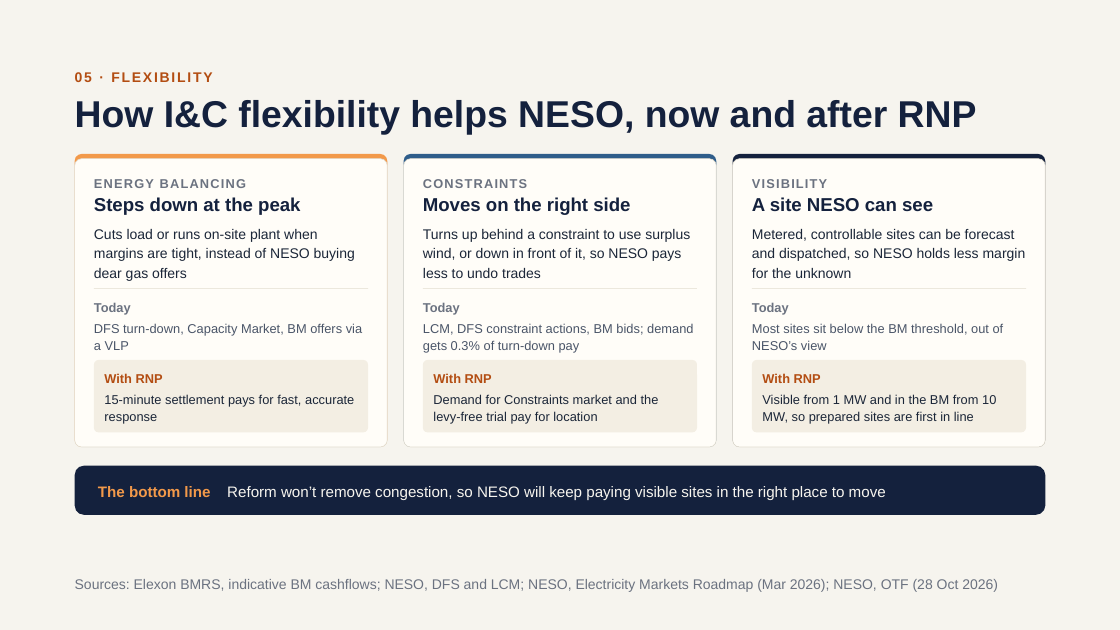
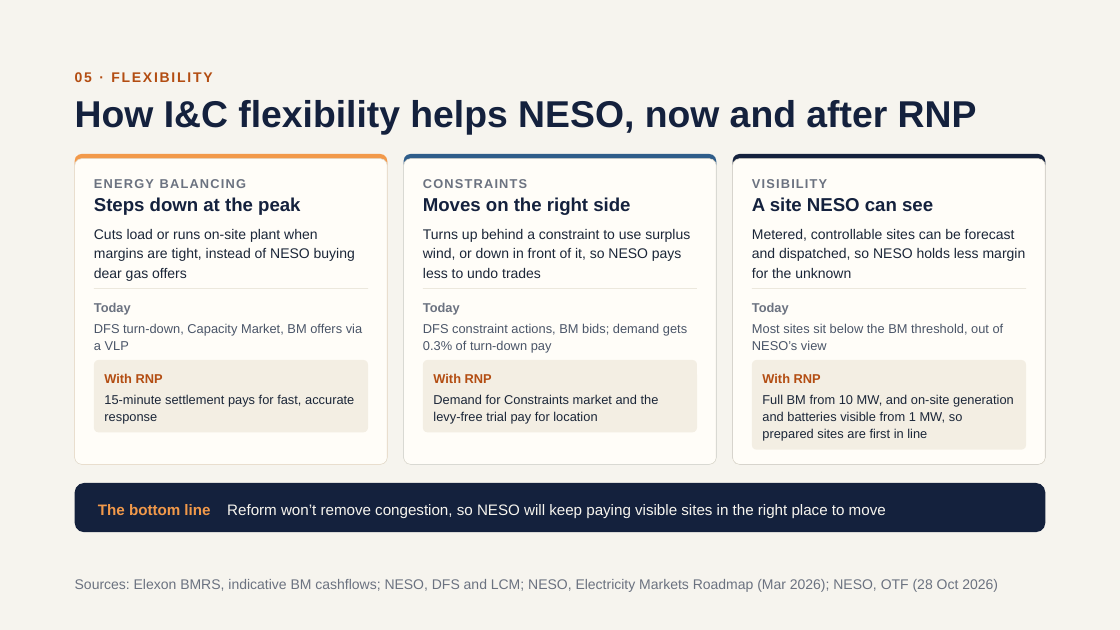
Before and after one commit to literallymatt/balancing, a slide deck: slide 14 of deck/balancing-the-grid.pptx. Drawn at 1120x630 pixels with LibreOffice and Linux fonts; fonts in the diff are those of the drawing. Boxes give left, top, right and bottom in pixels: in the first picture for what was removed or moved away, otherwise in the second. Text is boxed around its words. In the diff, an @@ line names an element or a change of style, - is before the commit and + after.

```diff
--- a/deck/balancing-the-grid.pptx
+++ b/deck/balancing-the-grid.pptx
@@ rounded rectangle resized from (x1=75, y1=154, x2=387, y2=447) to (x1=75, y1=154, x2=387, y2=464) @@
@@ rounded rectangle resized from (x1=75, y1=159, x2=387, y2=447) to (x1=75, y1=159, x2=387, y2=465) @@
@@ rounded rectangle resized from (x1=404, y1=154, x2=717, y2=447) to (x1=404, y1=154, x2=717, y2=464) @@
@@ rounded rectangle resized from (x1=404, y1=159, x2=717, y2=447) to (x1=404, y1=159, x2=717, y2=465) @@
@@ rounded rectangle resized from (x1=733, y1=154, x2=1045, y2=447) to (x1=733, y1=154, x2=1045, y2=464) @@
@@ rounded rectangle resized from (x1=733, y1=159, x2=1045, y2=447) to (x1=733, y1=159, x2=1045, y2=465) @@
@@ text at (x1=423, y1=323, x2=687, y2=353): text changed @@
-LCM, DFS constraint actions, BM bids; demand gets 0.3% of turn-down pay
+DFS constraint actions, BM bids; demand gets 0.3% of turn-down pay
@@ proportions changed in 7 elements at (x1=75, y1=154, x2=387, y2=464), (x1=404, y1=154, x2=717, y2=464), (x1=733, y1=154, x2=1045, y2=464), (x1=75, y1=159, x2=387, y2=465), (x1=404, y1=159, x2=717, y2=465), (x1=733, y1=159, x2=1045, y2=465), (x1=752, y1=360, x2=1026, y2=450) @@
@@ rounded rectangle resized from (x1=752, y1=360, x2=1026, y2=433) to (x1=752, y1=360, x2=1026, y2=450) @@
@@ text at (x1=762, y1=394, x2=1014, y2=441): text changed @@
-Visible from 1 MW and in the BM from 10 MW, so prepared sites are first in line
+Full BM from 10 MW, and on-site generation and batteries visible from 1 MW, so prepared sites are first in line
@@ rounded rectangle moved from (x1=75, y1=465, x2=1046, y2=515) to (x1=75, y1=483, x2=1046, y2=533) @@
@@ text "The bottom line" moved from (x1=98, y1=486, x2=210, y2=497) to (x1=98, y1=504, x2=210, y2=515) @@
@@ text "Reform won’t remove congestion, so ..." moved from (x1=227, y1=486, x2=886, y2=500) to (x1=227, y1=504, x2=886, y2=518) @@
```
Also in this commit, not shown: 8 other slides changed, 32 other files.
